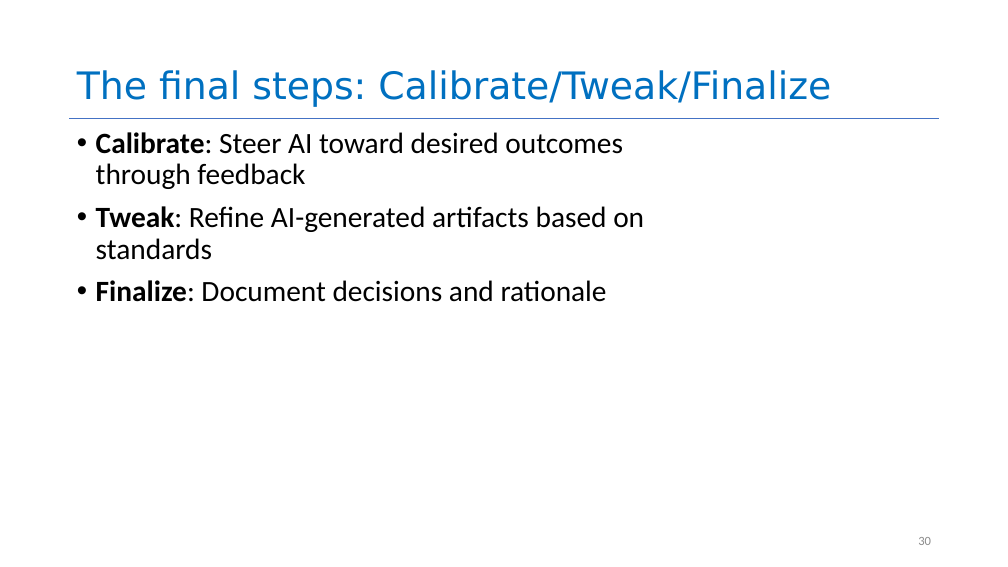
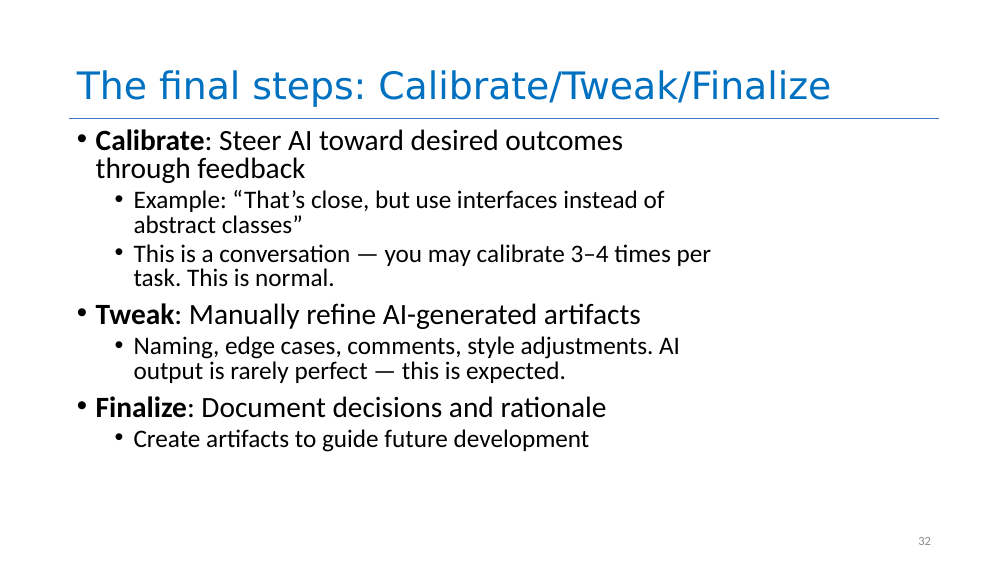
Before and after one commit to neu-se/CS4530-Spring-2026, a slide deck: slide 32 of Slides/Module 16 Using AI Agents.pptx (slide 30 before the commit). Drawn at 1008x567 pixels with LibreOffice and Linux fonts; fonts in the diff are those of the drawing. Boxes give left, top, right and bottom in pixels: in the first picture for what was removed or moved away, otherwise in the second. Text is boxed around its words. In the diff, an @@ line names an element or a change of style, - is before the commit and + after.

```diff
--- a/Slides/Module 16 Using AI Agents.pptx
+++ b/Slides/Module 16 Using AI Agents.pptx
@@ text at bbox=[96, 129, 623, 418]: line spacing 0.9 to 0.8 @@
@@ text at bbox=[96, 190, 712, 383]: text changed; size 28 to 24 pt @@
-• Tweak: Refine AI-generated artifacts based on standards
+  • Example: “That’s close, but use interfaces instead of abstract classes”
+  • This is a conversation — you may calibrate 3–4 times per task. This is normal.
+• Tweak: Manually refine AI-generated artifacts
+  • Naming, edge cases, comments, style adjustments. AI output is rarely perfect — this is expected.
@@ text at bbox=[134, 429, 590, 452]: paragraph added @@
+  • Create artifacts to guide future development
@@ page number at bbox=[918, 537, 931, 545]: text changed @@
-30
+32
```
Also in this commit, not shown: 18 other slides changed, 21 slides added, 18 slides removed, 2 other files.
